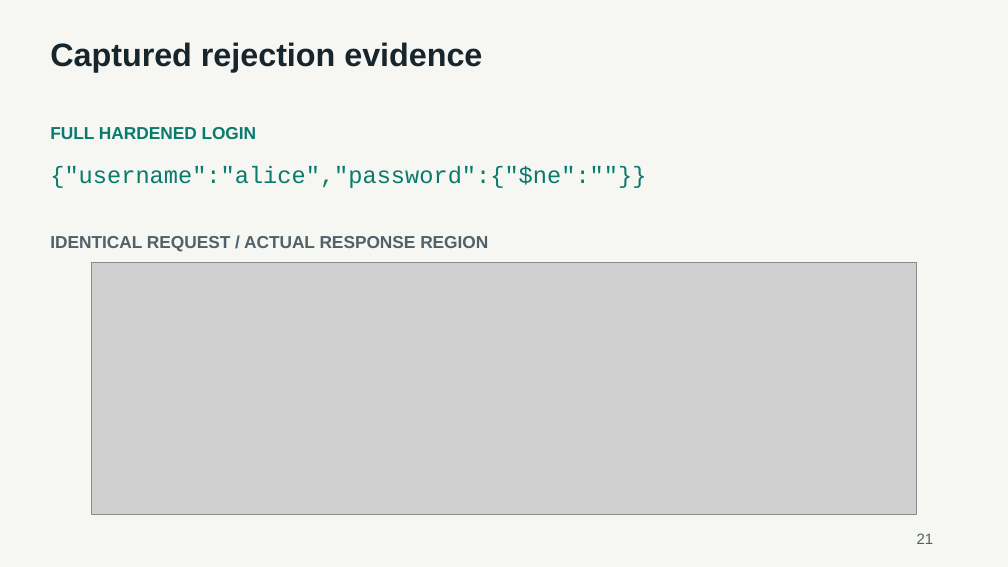
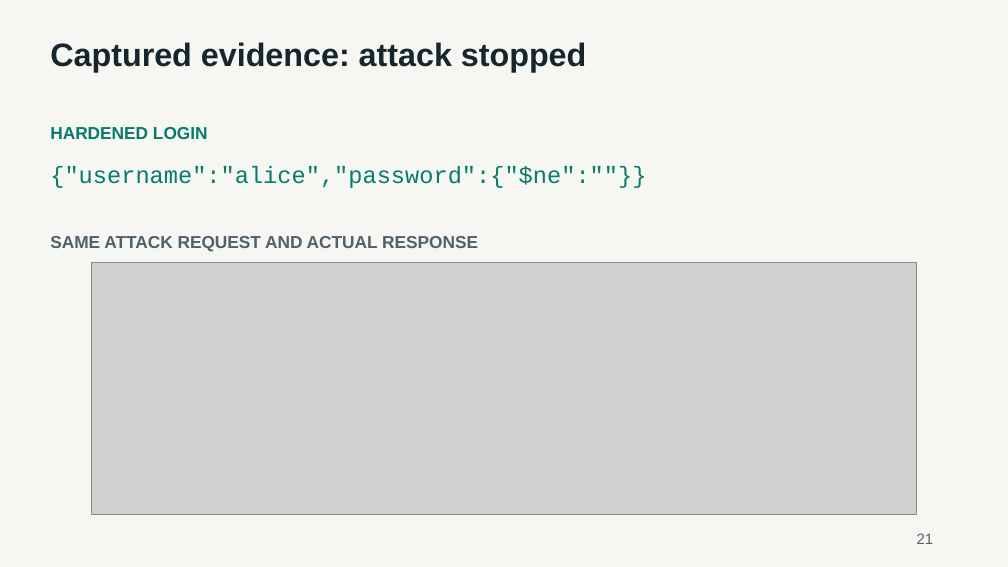
Before and after one commit to Qingyu255/CS440-Project, a slide deck: slide 21 of deliverables/CS440-NoSQL-Injections-Final-Deck.pptx. Drawn at 1008x567 pixels with LibreOffice and Linux fonts; fonts in the diff are those of the drawing; grey boxes stand for pictures. Boxes give left, top, right and bottom in pixels: in the first picture for what was removed or moved away, otherwise in the second. Text is boxed around its words. In the diff, an @@ line names an element or a change of style, - is before the commit and + after.

Commit message:
Clarify experiment outcomes and safe login flow

```diff
--- a/deliverables/CS440-NoSQL-Injections-Final-Deck.pptx
+++ b/deliverables/CS440-NoSQL-Injections-Final-Deck.pptx
@@ text at box(50, 42, 586, 73): text changed @@
-Captured rejection evidence
+Captured evidence: attack stopped
@@ text at box(50, 127, 208, 139): text changed @@
-FULL HARDENED LOGIN
+HARDENED LOGIN
@@ text at box(50, 236, 478, 252): text changed @@
-IDENTICAL REQUEST / ACTUAL RESPONSE REGION
+SAME ATTACK REQUEST AND ACTUAL RESPONSE
```
Also in this commit, not shown: 12 other slides changed, 9 other files.
